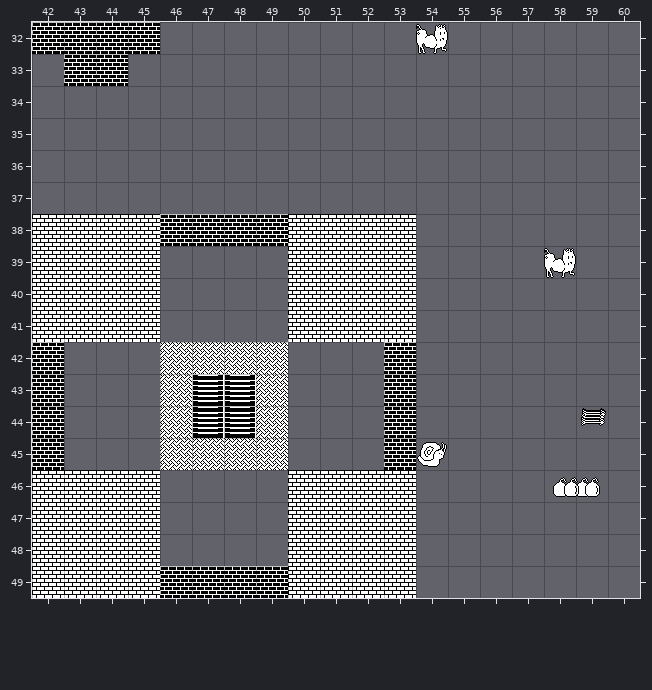
Tiled map, stored at states/json/gateTransition.tmx. That is the earlier state.
Cells are 32x32 px. Shown: x 42..60, y 32..49.
New version:
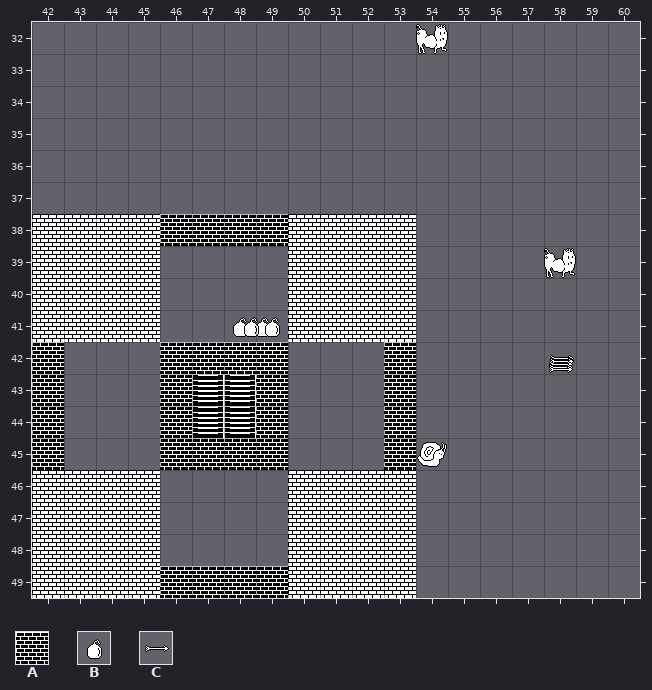
Key: from "protoTiles": A 11, B 24, C 25.
Objects are placed by their top-left corner, in cells (3,4 is the top-left corner of cell 3,4); size is 1x1 cell unless given.
What changed:
--- layer "item"
-B at 58.7,46
+B at 48.7,41
-B at 58,46
+B at 48,41
-B at 59,46
+B at 49,41
-B at 58.4,46
+B at 48.4,41
-C at 59,43.7
+C at 58,42
-C at 59,43.7
+C at 58,42
-C at 59,43.8
+C at 58,42.1
-C at 59,43.8
+C at 58,42.2
-C at 59,43.9
+C at 58,42.3
-C at 59,44
+C at 58,42.3
--- layer "destructable"
-A at 43,33
+A at 47,42
-A at 44,32
+A at 49,42
-A at 44,33
+A at 48,42
-A at 42,32
+A at 46,42
-A at 45,32
+A at 49,43
-A at 43,32
+A at 46,44
+A at 46,43
+A at 49,44
+A at 49,45
+A at 48,45
+A at 47,45
+A at 46,45
